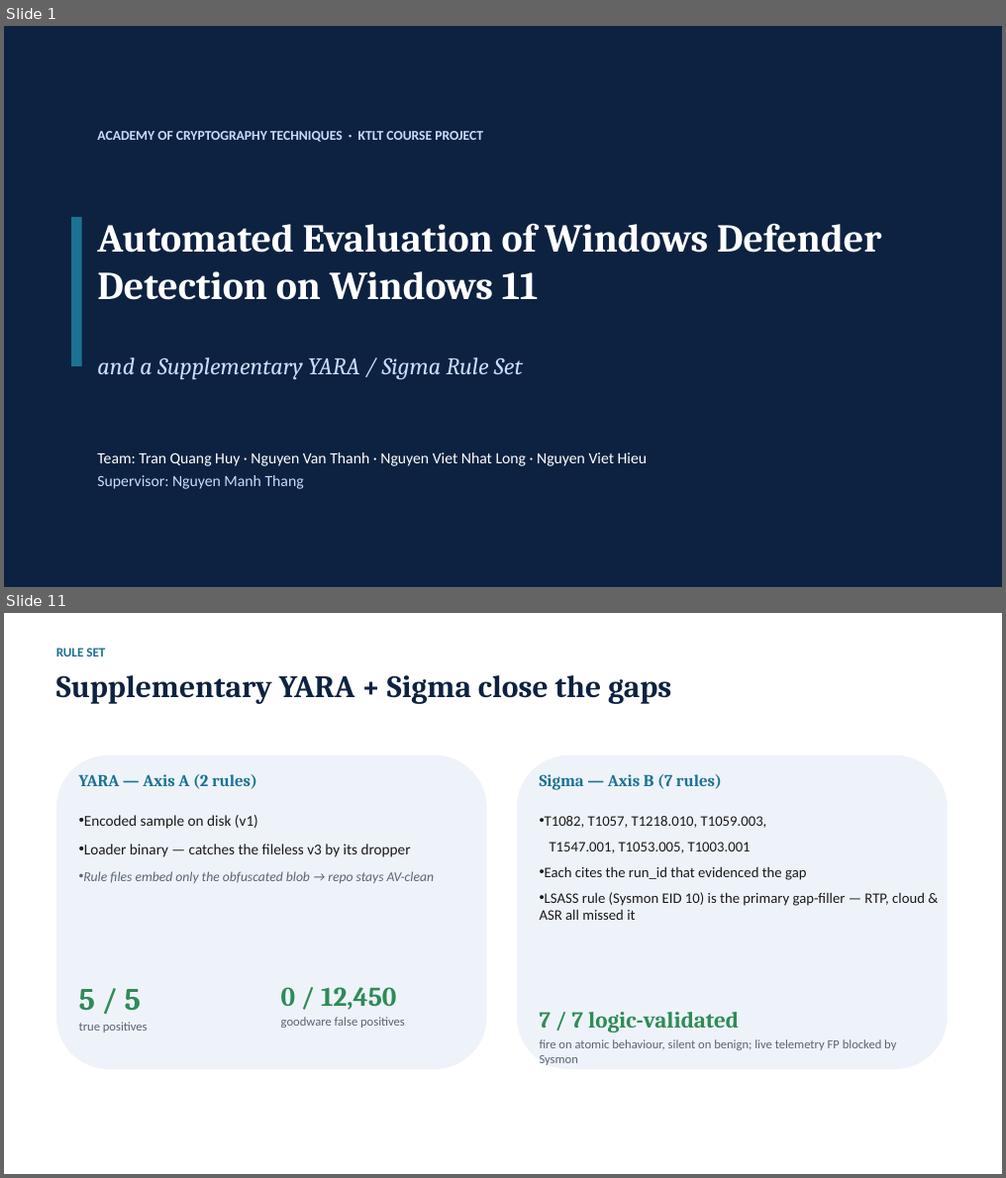
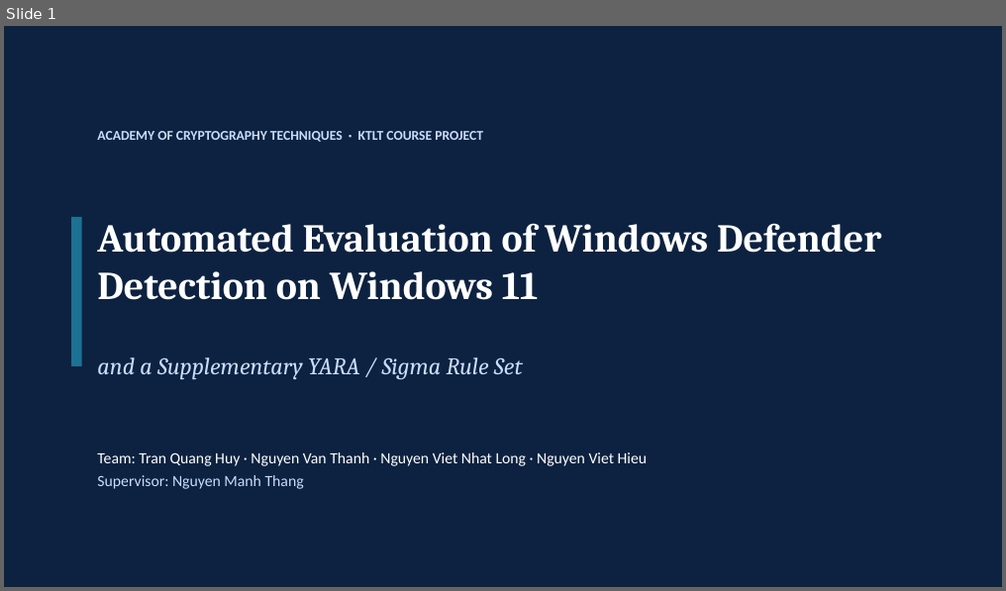
Before and after one commit to TonykRev/KTLT-Defender, a slide deck: report/KTLD_Slides.pptx. Shown one above the other, each under a label of ours: slides 1 and 11 before the commit, slide 1 after it; the slides between them are not shown. The pictures are 1006x1178 and 1006x591 pixels, drawn with LibreOffice and Linux fonts; fonts in the diff are those of the drawing. Boxes give left, top, right and bottom in pixels: in the first picture for what was removed or moved away, otherwise in the second. Text is boxed around its words. In the diff, an @@ line names an element or a change of style, - is before the commit and + after.

```diff
--- a/report/KTLD_Slides.pptx
+++ b/report/KTLD_Slides.pptx
@@ slide 11 removed at [4, 613, 1002, 1174], background #FFFFFF @@
@@ text removed at [56, 648, 105, 657] @@
-RULE SET
@@ text removed at [56, 675, 671, 704] @@
-Supplementary YARA + Sigma close the gaps
@@ rounded rectangle removed at [56, 756, 487, 1069] @@
@@ rounded rectangle removed at [517, 756, 947, 1069] @@
@@ text removed at [79, 774, 257, 789] @@
-YARA — Axis A (2 rules)
@@ text removed at [540, 774, 722, 790] @@
-Sigma — Axis B (7 rules)
@@ text removed at [83, 815, 434, 883] @@
-• Encoded sample on disk (v1)
-• Loader binary — catches the fileless v3 by its dropper
-• Rule files embed only the obfuscated blob → repo stays AV-clean
@@ text removed at [540, 816, 925, 920] @@
-• T1082, T1057, T1218.010, T1059.003,
-T1547.001, T1053.005, T1003.001
-• Each cites the run_id that evidenced the gap
-• LSASS rule (Sysmon EID 10) is the primary gap-filler — RTP, cloud & ASR all missed it
@@ text removed at [79, 989, 148, 1033] @@
-5 / 5
-true positives
@@ text removed at [281, 987, 405, 1028] @@
-0 / 12,450
-goodware false positives
@@ text removed at [540, 1012, 896, 1065] @@
-7 / 7 logic-validated
-fire on atomic behaviour, silent on benign; live telemetry FP blocked by Sysmon
```
Also in this commit, not shown: 6 other slides changed, 18 slides added, 6 other slides removed, 2 other files.
